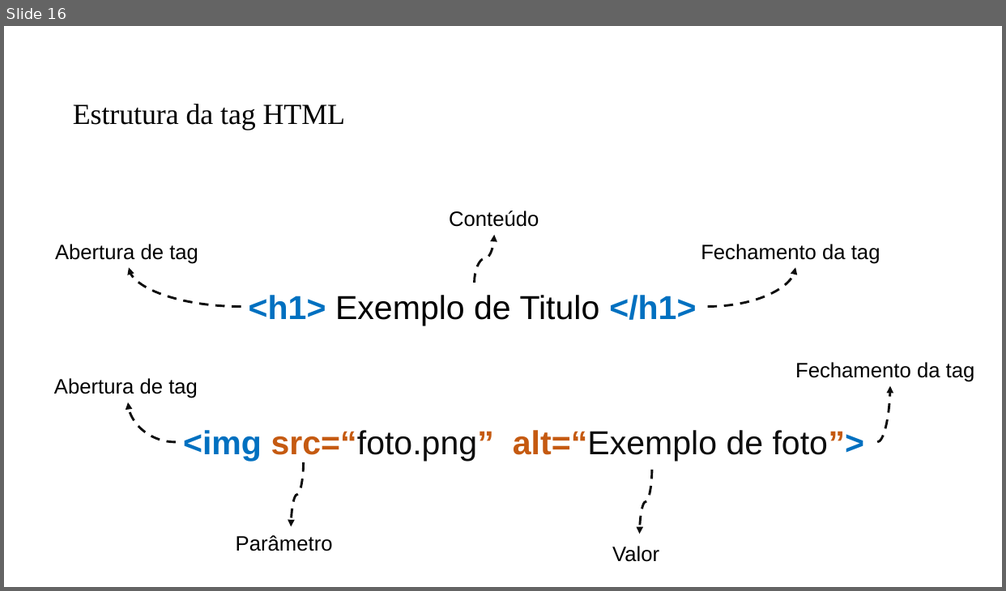
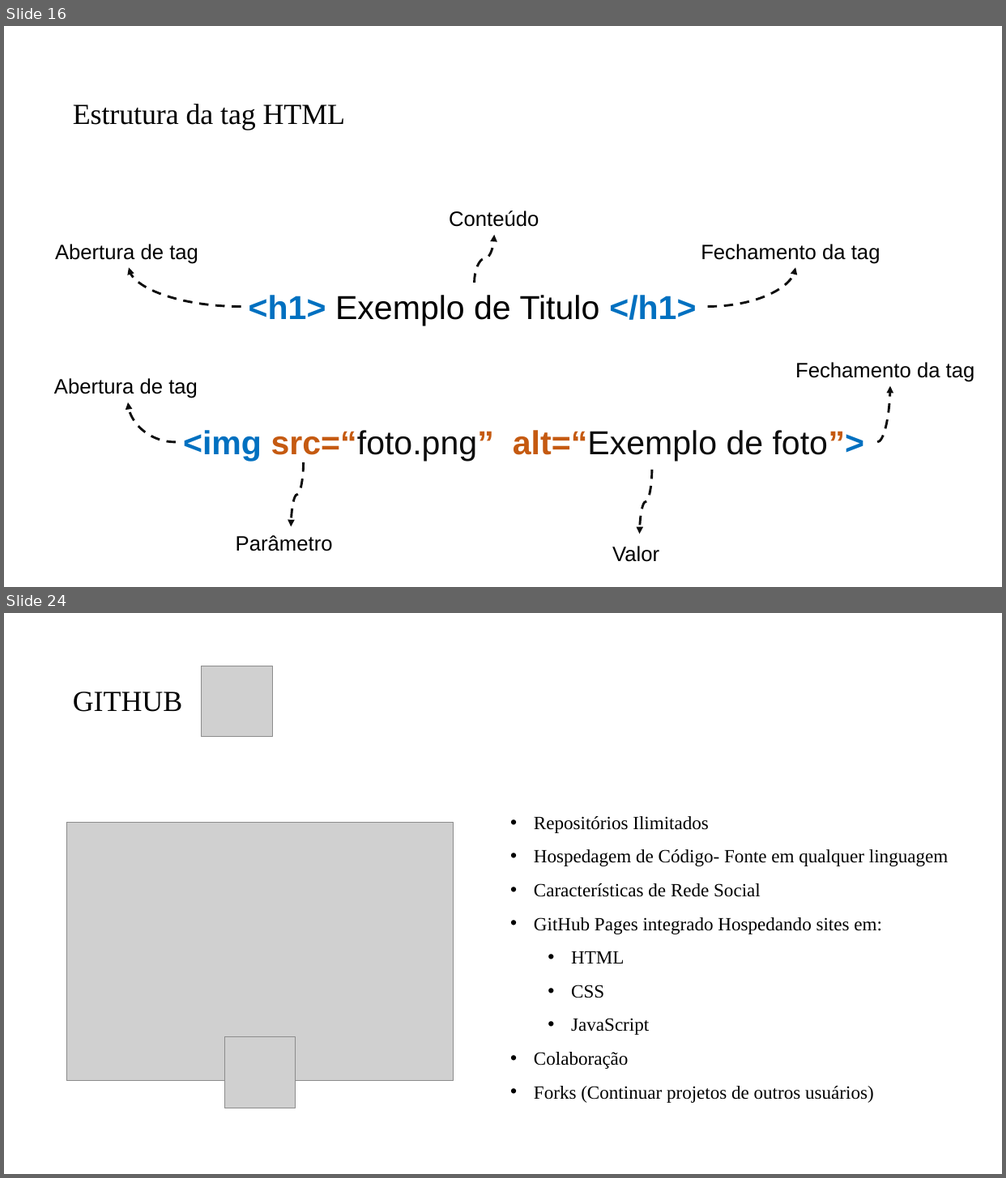
Before and after one commit to PedroMiho/UMC, a slide deck: Lógica e Programação/Módulo 01 - HTML e CSS/Aula 01 - Aula Inaugural/Aula Inaugural.pptx. Shown one above the other, each under a label of ours: slide 16 before the commit, slides 16 and 24 after it; the slides between them are not shown. The pictures are 1006x591 and 1006x1178 pixels, drawn with LibreOffice and Linux fonts; fonts in the diff are those of the drawing; grey boxes stand for pictures; background and template pictures are left out. Boxes give left, top, right and bottom in pixels: in the first picture for what was removed or moved away, otherwise in the second. Text is boxed around its words. In the diff, an @@ line names an element or a change of style, - is before the commit and + after.

```diff
--- a/Lógica e Programação/Módulo 01 - HTML e CSS/Aula 01 - Aula Inaugural/Aula Inaugural.pptx
+++ b/Lógica e Programação/Módulo 01 - HTML e CSS/Aula 01 - Aula Inaugural/Aula Inaugural.pptx
@@ slide 24 added at (4, 613, 1002, 1174), background #FFFFFF @@
@@ picture added at (202, 666, 273, 737) @@
@@ title added at (73, 692, 183, 712), 28 pt, text #000000 @@
+GITHUB
@@ picture added at (66, 823, 454, 1082) @@
@@ text added at (534, 816, 948, 1103), 18 pt, text #000000 @@
+• Repositórios Ilimitados
+• Hospedagem de Código- Fonte em qualquer linguagem
+• Características de Rede Social
+• GitHub Pages integrado Hospedando sites em:
+  • HTML
+  • CSS
+  • JavaScript
+• Colaboração
+• Forks (Continuar projetos de outros usuários)
@@ picture added at (224, 1037, 296, 1109) @@
```
Also in this commit, not shown: 2 slides changed, 23 other slides added, 1 slide removed.
